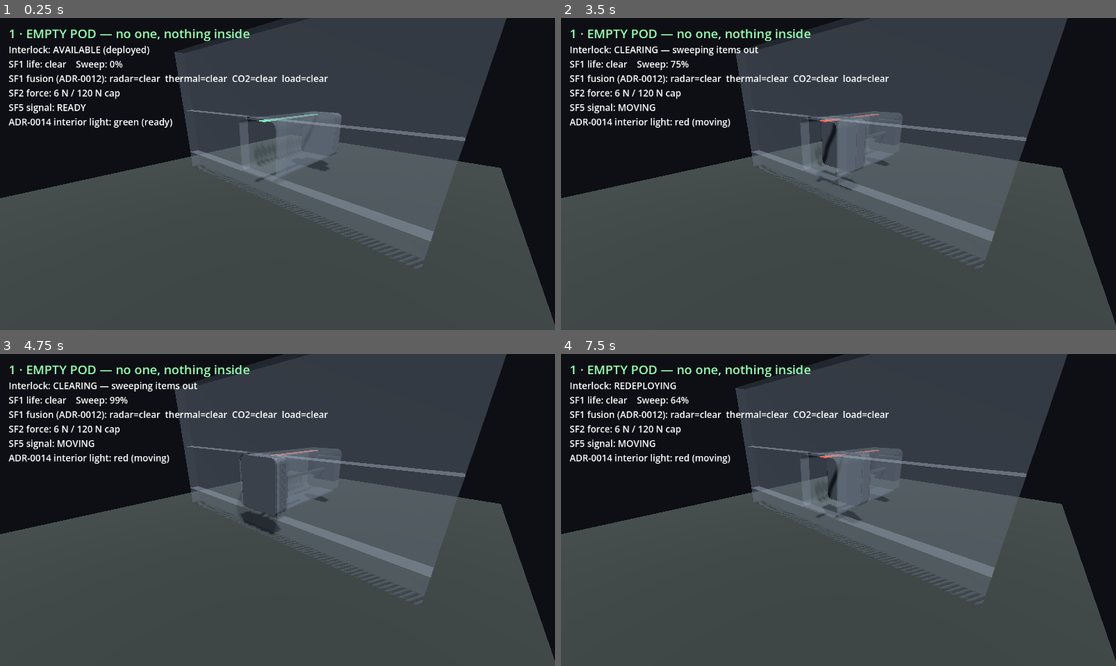
Above: before the commit, frames 1-4 (two rows, left to right).
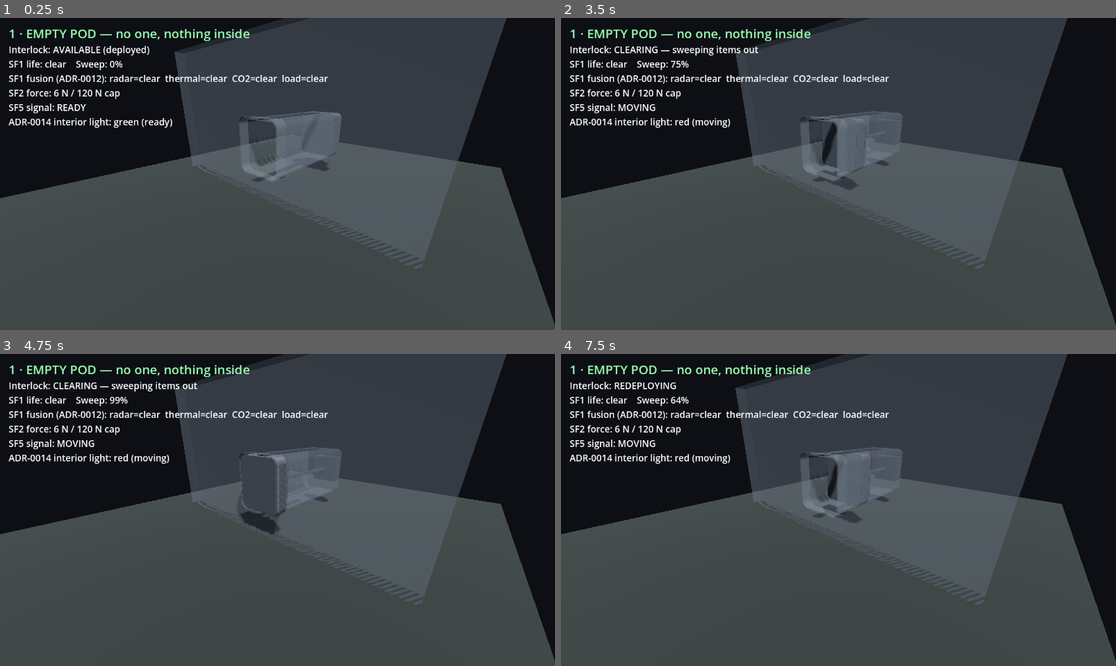
Above: after the commit, the same moments.

Repository: StrayEddy/HiveCell
Game: Godot game, scene res://physics_demo.tscn
Same seed, same stepped clock (60 frames per second), same inputs: the game is played once before the commit and once after it.
Inputs:
- Up to frame 1 (0.25 s): no input
- Up to frame 2 (3.5 s): tap Enter at 0.5, 2 s; tap Space at 1.25 s
- Up to frame 3 (4.75 s): no input
- Up to frame 4 (7.5 s): tap Space at 5, 6.5 s; tap Enter at 5.75 s

The runs differ from the first frame. In frame 1, 1.4% of the frame differs, in the area x 33-84%, y 29-72%; in frame 2, 1.5%; in frame 3, 1.4%; in frame 4, 1.5%.

Commit message:
twin: mirror Blender — flush recessed luminaire + rounded wall opening
Bring the Godot demo in line with the current Blender geometry:
- Recess the interior luminaire FLUSH into the bore ceiling (was hanging ~30mm
  below the crown), widen it to the emitting-face width, and seat it in a faked
  shallow crown pocket.
- Replace the square 4-bar wall opening with a CSG rounded-rectangle opening that
  hugs the capsule's filleted corners (radius = cornerRadius + wall + reveal),
  with collision so ejected items still can't tunnel.
- Read corner_radius_m / wall_thickness_m from the manifest.

Validated headless (import + scene run) with no script/CSG errors.

Co-Authored-By: Claude Opus 4.8 <noreply@anthropic.com>

Diff:
--- a/godot/physics_demo.gd
+++ b/godot/physics_demo.gd
@@ -46,9 +46,14 @@
 ## Interior luminaire (ADR-0014): a flush crown strip carrying the warm night-glow +
 ## state colour. From manifest; the twin builds it procedurally (like ChainColumn).
 var lum_length := 1.9      ## strip length along X
-var lum_width := 0.14      ## strip width along Z
+var lum_width := 0.14      ## CAD fixture width along Z (manifest)
+var lum_face_wid := 0.20   ## emitting-panel width that reads from the bore (matches Blender)
 var lum_margin := 0.15     ## setback from the cavity ends (X)
-var lum_crown := 0.55      ## bore crown (Y up)
+var lum_crown := 0.55      ## bore crown / ceiling plane (Y up)
+
+## Rounded-rectangle profile (mirrors the CAD capsule + Blender wall opening).
+var corner_radius := 0.125 ## CAD fillet on the 4 long corners
+var wall_thickness := 0.006
 
 var piston: AnimatableBody3D
 var spawned: Array[Node] = []
@@ -100,6 +105,8 @@
 		lum_width = float(d.get("luminaire_width_m", lum_width))
 		lum_margin = float(d.get("luminaire_end_margin_m", lum_margin))
 		lum_crown = float(d.get("luminaire_crown_m", lum_crown))
+		corner_radius = float(d.get("corner_radius_m", corner_radius))
+		wall_thickness = float(d.get("wall_thickness_m", wall_thickness))
 
 
 # --- helpers -----------------------------------------------------------------
@@ -202,17 +209,25 @@
 	# The cell is set INTO a wall at the mouth plane, mouth sill ~500 mm up.
 	_build_wall(aabb)
 
-	# ADR-0014 interior luminaire: a flush crown strip (top of the bore, running along X)
-	# carrying the warm night-glow + the state colour; visible to an occupant and through
-	# the mouth. Emissive so it reads as a light, not a lit surface. Fixed (not on the piston).
+	# ADR-0014 interior luminaire: a single emissive panel recessed FLUSH into the bore
+	# ceiling (not hanging below it), running along X, carrying the warm night-glow + the
+	# state colour. Mirrors the Blender build: widened to the emitting-face width, its face
+	# level with the crown, set into a faked shallow pocket. Fixed (not on the piston).
+	var lum_thick := 0.006
+	var lum_cx := mouth_x + lum_margin + lum_length * 0.5
+	# faked crown pocket: a shallow dark recess the panel sits in, so it reads as inset
+	var pocket_size := Vector3(lum_length + 0.03, lum_thick * 3.0, lum_face_wid + 0.03)
+	var pocket_mi := _box_mesh_inst(pocket_size, _mat(Color(0.05, 0.05, 0.06), 0.9))
+	pocket_mi.position = Vector3(lum_cx, lum_crown + lum_thick, 0.0)
+	add_child(pocket_mi)
 	var lbm := BoxMesh.new()
-	lbm.size = Vector3(lum_length, 0.02, lum_width)
+	lbm.size = Vector3(lum_length, lum_thick, lum_face_wid)
 	luminaire = MeshInstance3D.new()
 	luminaire.mesh = lbm
 	luminaire_mat = StandardMaterial3D.new()
 	luminaire_mat.emission_enabled = true
 	luminaire.material_override = luminaire_mat
-	luminaire.position = Vector3(mouth_x + lum_margin + lum_length * 0.5, lum_crown - 0.03, 0.0)
+	luminaire.position = Vector3(lum_cx, lum_crown - lum_thick * 0.5, 0.0)   # face flush at the crown
 	add_child(luminaire)
 
 	# Lights + environment.
@@ -253,31 +268,60 @@
 
 
 func _build_wall(aabb: AABB) -> void:
-	# The cell is set INTO a wall: a facade at the mouth plane with a rectangular
-	# opening framing the barrel, the sill `sill_height` above the ground. Built as
-	# a 4-bar picture frame (bottom spandrel + head + two jambs), each a StaticBody
-	# so ejected items can't tunnel through. Opening sized from the shell AABB.
+	# The cell is set INTO a wall: a facade at the mouth plane with a ROUNDED-rectangle
+	# opening that hugs the capsule's filleted corners (mirrors the Blender boolean), the
+	# sill `sill_height` above the ground. Built as a CSG panel minus a rounded-rect cutter,
+	# with collision so ejected items can't tunnel. Opening sized from the shell AABB.
 	var reveal := 0.03
 	var ob := aabb.position.y - reveal                    # opening bottom (barrel outer)
 	var ot := aabb.position.y + aabb.size.y + reveal      # opening top
 	var ohw := aabb.size.z * 0.5 + reveal                 # opening half-width (Z)
+	var ohh := (ot - ob) * 0.5                            # opening half-height (Y)
 	var whw := ohw + 2.4                                  # wall half-span (Z)
 	var wtop := ot + 1.4                                  # wall top (Y)
 	var fd := 0.25                                         # facade depth: X in [mouth_x, +fd]
 	var cx := mouth_x + fd * 0.5
+	# opening corner radius = cell OUTER fillet (corner_radius + wall) + the reveal gap
+	var open_r: float = corner_radius + wall_thickness + reveal
 	# Semi-transparent so it still reads as the wall the cell is set into, but never
 	# hides the mouth, the mechanism, or items falling clear in front of it.
 	var mat := _mat(Color(0.42, 0.44, 0.47), 0.9, 0.0, 0.28)
 
-	# bottom spandrel (ground -> sill): the ~500 mm wall directly under the mouth
-	_static_box(Vector3(fd, ob - ground_y, 2.0 * whw), Vector3(cx, (ground_y + ob) * 0.5, 0.0), mat)
-	# head (above the opening)
-	_static_box(Vector3(fd, wtop - ot, 2.0 * whw), Vector3(cx, (ot + wtop) * 0.5, 0.0), mat)
-	# jambs (either side of the opening)
-	var jh := ot - ob
-	var jw := whw - ohw
-	_static_box(Vector3(fd, jh, jw), Vector3(cx, (ob + ot) * 0.5, -(ohw + whw) * 0.5), mat)
-	_static_box(Vector3(fd, jh, jw), Vector3(cx, (ob + ot) * 0.5, (ohw + whw) * 0.5), mat)
+	var combiner := CSGCombiner3D.new()
+	combiner.use_collision = true
+	combiner.material_override = mat
+	var panel := CSGBox3D.new()                           # solid facade: ground -> wall top
+	panel.size = Vector3(fd, wtop - ground_y, 2.0 * whw)
+	panel.position = Vector3(cx, (ground_y + wtop) * 0.5, 0.0)
+	combiner.add_child(panel)
+	var cutter := _rounded_rect_csg(ohw, ohh, open_r, fd + 0.2)
+	cutter.operation = CSGShape3D.OPERATION_SUBTRACTION
+	cutter.position = Vector3(cx, (ob + ot) * 0.5, 0.0)
+	combiner.add_child(cutter)
+	add_child(combiner)
+
+
+func _rounded_rect_csg(hw: float, hh: float, r: float, depth: float) -> CSGCombiner3D:
+	# A rounded-rectangle prism (axis along X): a cross of two boxes unioned with a cylinder
+	# at each of the four corners. Used to cut the wall opening so it matches the capsule.
+	r = minf(r, minf(hw, hh))
+	var c := CSGCombiner3D.new()
+	var bx := CSGBox3D.new()
+	bx.size = Vector3(depth, 2.0 * (hh - r), 2.0 * hw)
+	c.add_child(bx)
+	var by := CSGBox3D.new()
+	by.size = Vector3(depth, 2.0 * hh, 2.0 * (hw - r))
+	c.add_child(by)
+	for sy in [-1.0, 1.0]:
+		for sz in [-1.0, 1.0]:
+			var cyl := CSGCylinder3D.new()
+			cyl.radius = r
+			cyl.height = depth
+			cyl.sides = 20
+			cyl.rotation = Vector3(0.0, 0.0, PI * 0.5)    # height axis Y -> along X
+			cyl.position = Vector3(0.0, sy * (hh - r), sz * (hw - r))
+			c.add_child(cyl)
+	return c
 
 
 func _update_chain() -> void:
